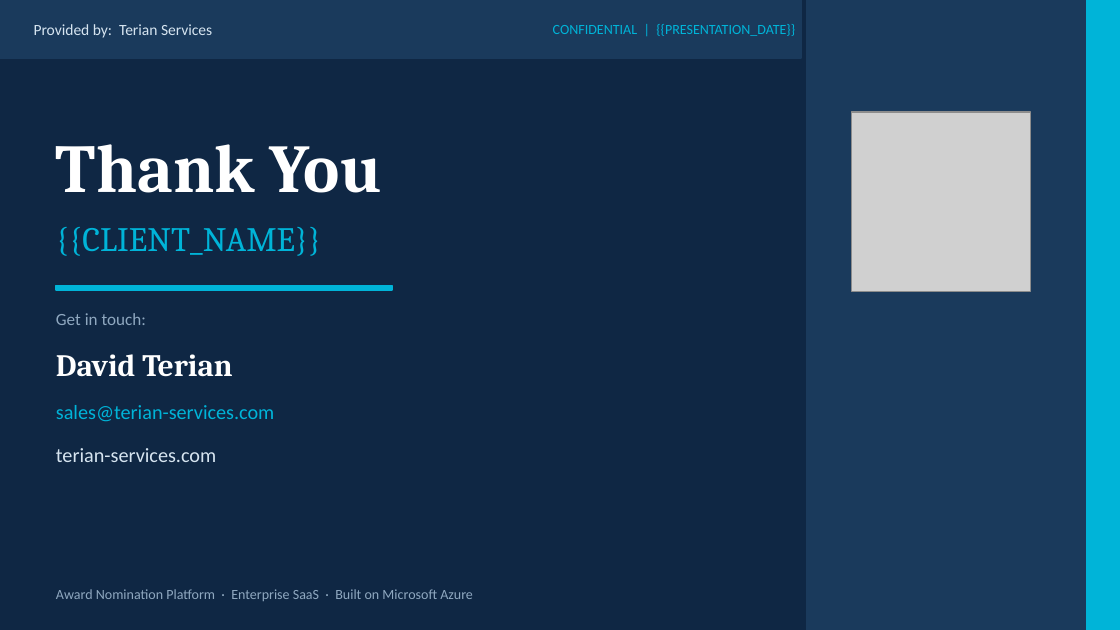
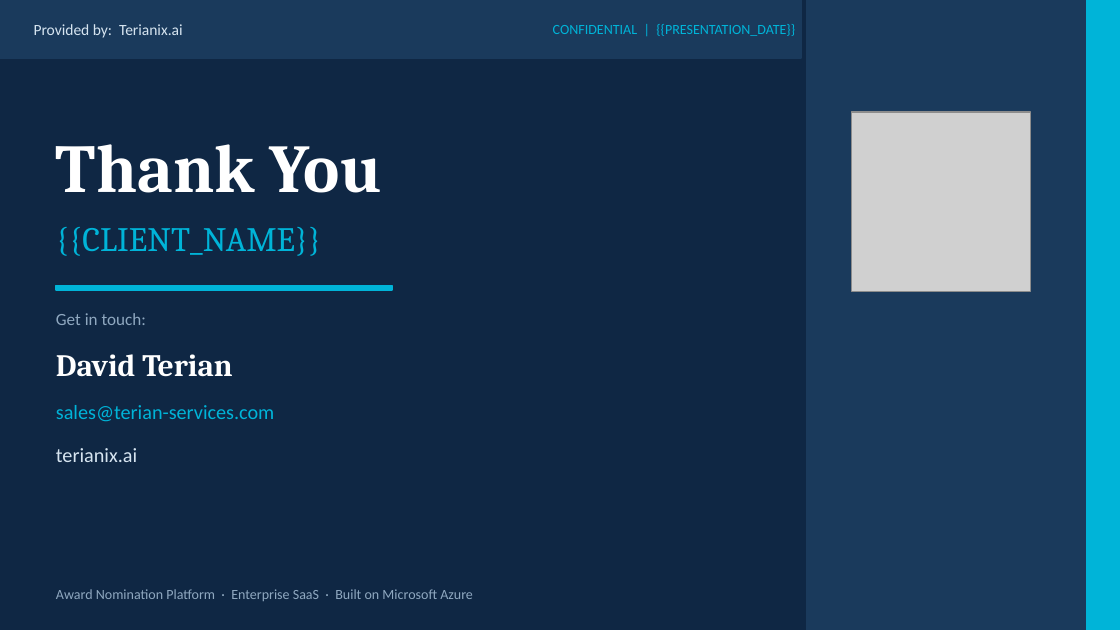
Before and after one commit to DTerian64/Terian_Services, a slide deck: slide 19 of blob_templates/award_nomination_onboarding_template.pptx. Drawn at 1120x630 pixels with LibreOffice and Linux fonts; fonts in the diff are those of the drawing; grey boxes stand for pictures. Boxes give left, top, right and bottom in pixels: in the first picture for what was removed or moved away, otherwise in the second. Text is boxed around its words. In the diff, an @@ line names an element or a change of style, - is before the commit and + after.

Commit message:
Terianix in the engagement presentation

```diff
--- a/blob_templates/award_nomination_onboarding_template.pptx
+++ b/blob_templates/award_nomination_onboarding_template.pptx
@@ text at (34,24,183,38): text changed @@
-Provided by: Terian Services
+Provided by: Terianix.ai
@@ text at (56,448,137,462): text changed @@
-terian-services.com
+terianix.ai
```
Also in this commit, not shown: 27 other slides changed, 1 other file.
